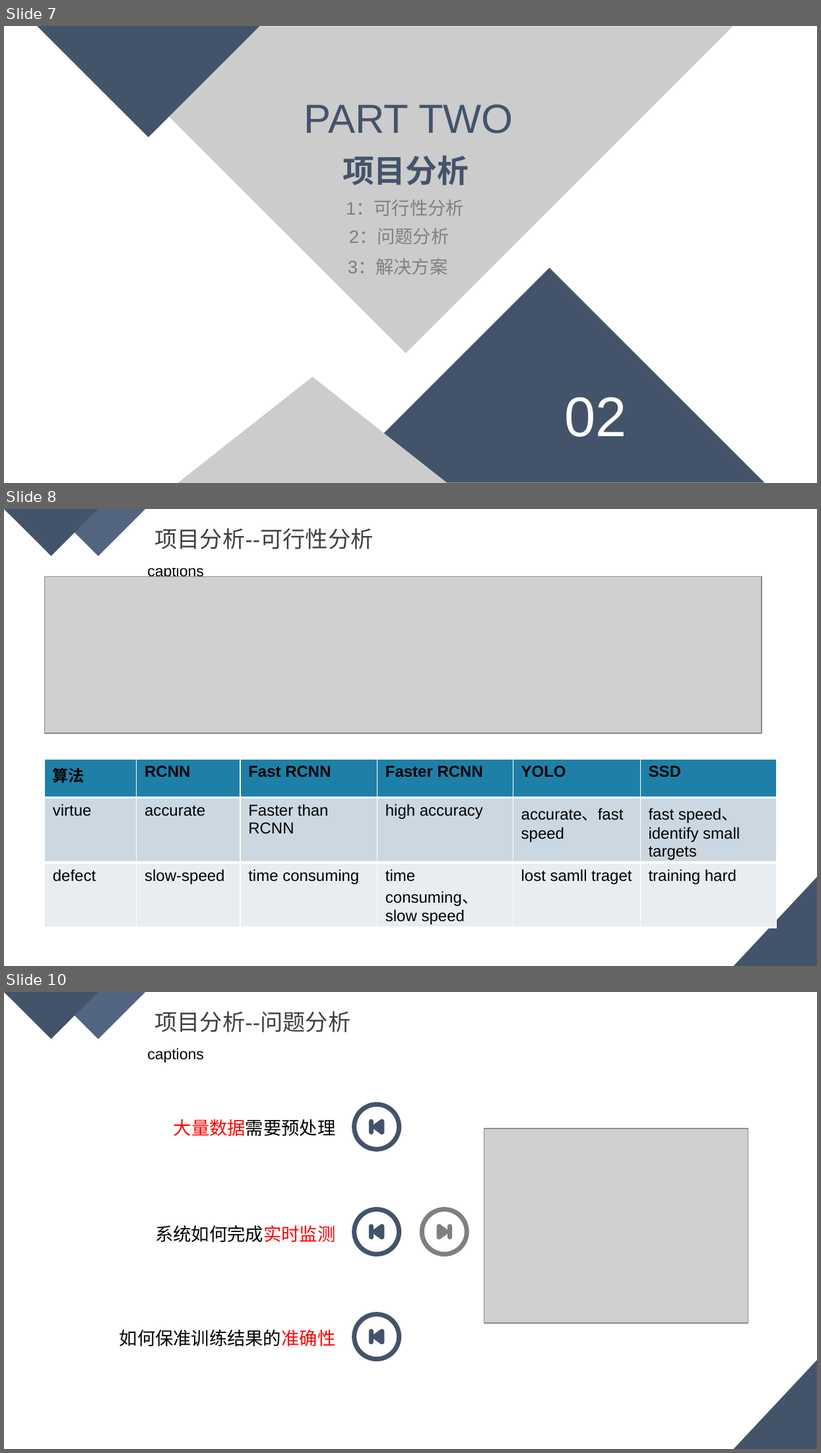
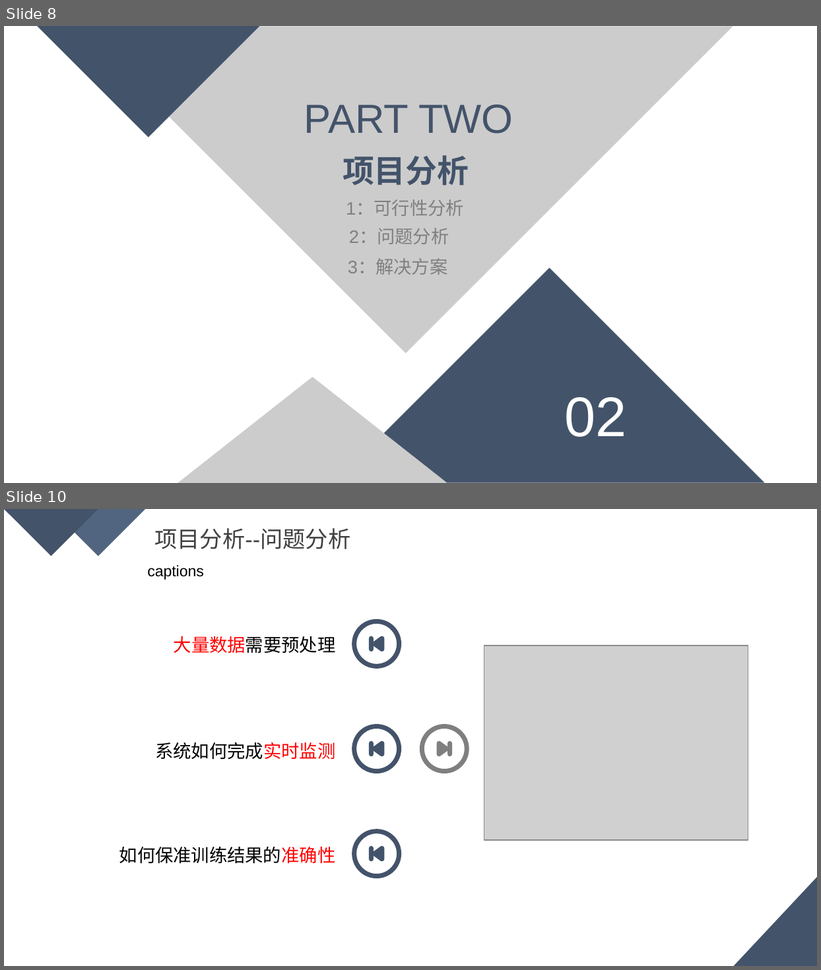
Before and after one commit to bookyue/A05, a slide deck: A类-1903011-一块钱四个窝窝头-基于人工智能的视觉识别技术项目简介ppt.pptx. Shown one above the other, each under a label of ours: slides 7, 8 and 10 before the commit, slides 8 and 10 after it; the slides between them are not shown. The pictures are 821x1453 and 821x970 pixels, drawn with LibreOffice and Linux fonts; fonts in the diff are those of the drawing; grey boxes stand for pictures. Boxes give left, top, right and bottom in pixels: in the first picture for what was removed or moved away, otherwise in the second. Text is boxed around its words. In the diff, an @@ line names an element or a change of style, - is before the commit and + after.

```diff
--- a/A类-1903011-一块钱四个窝窝头-基于人工智能的视觉识别技术项目简介ppt.pptx
+++ b/A类-1903011-一块钱四个窝窝头-基于人工智能的视觉识别技术项目简介ppt.pptx
@@ slide 8 removed at [4,509,817,966], background #FFFFFF; not listed: 5 template elements that a slide beside it also shows @@
@@ rectangle removed at [140,515,372,568] @@
@@ text removed at [154,528,373,549] @@
-项目分析--可行性分析
@@ picture removed at [45,576,762,733] @@
@@ table removed at [45,759,778,927], 3 rows, 6 columns @@
-算法 | RCNN | Fast RCNN | Faster RCNN | YOLO | SSD
-virtue | accurate | Faster than RCNN | high accuracy | accurate、fast speed | fast speed、identify small targets
-defect | slow-speed | time consuming | time consuming、slow speed | lost samll traget | training hard
@@ what was slide 7 is now slide 8 @@
```
Also in this commit, not shown: 4 slides changed, 1 slide added.
